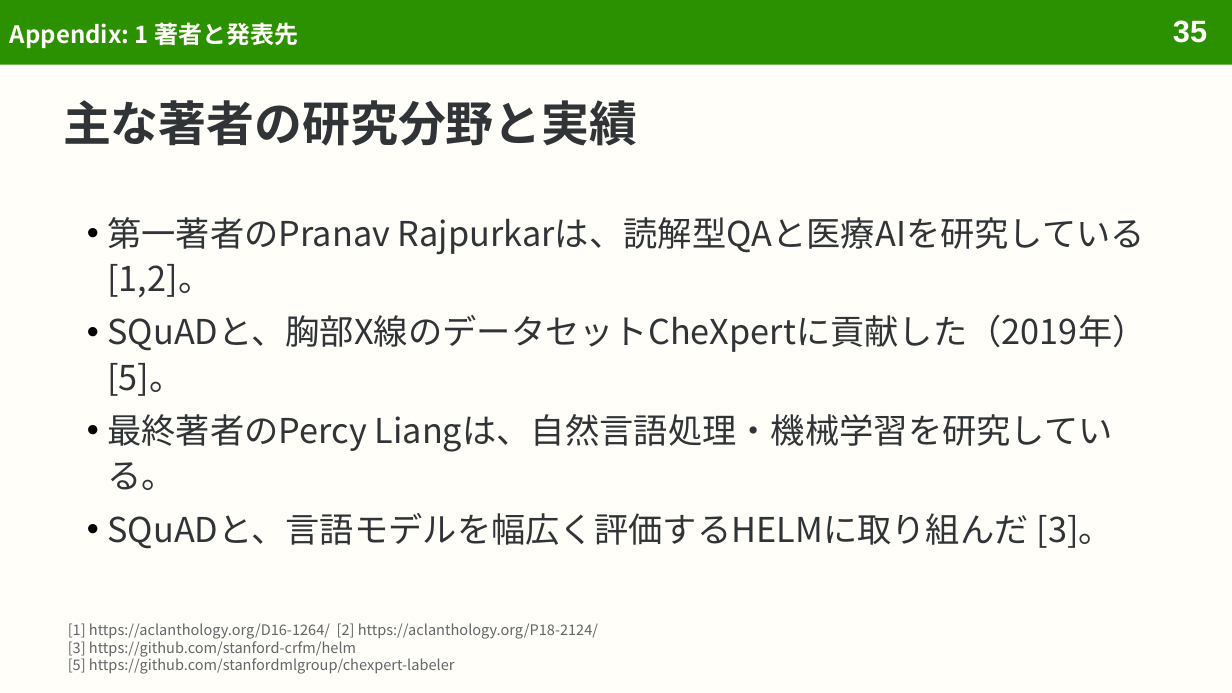
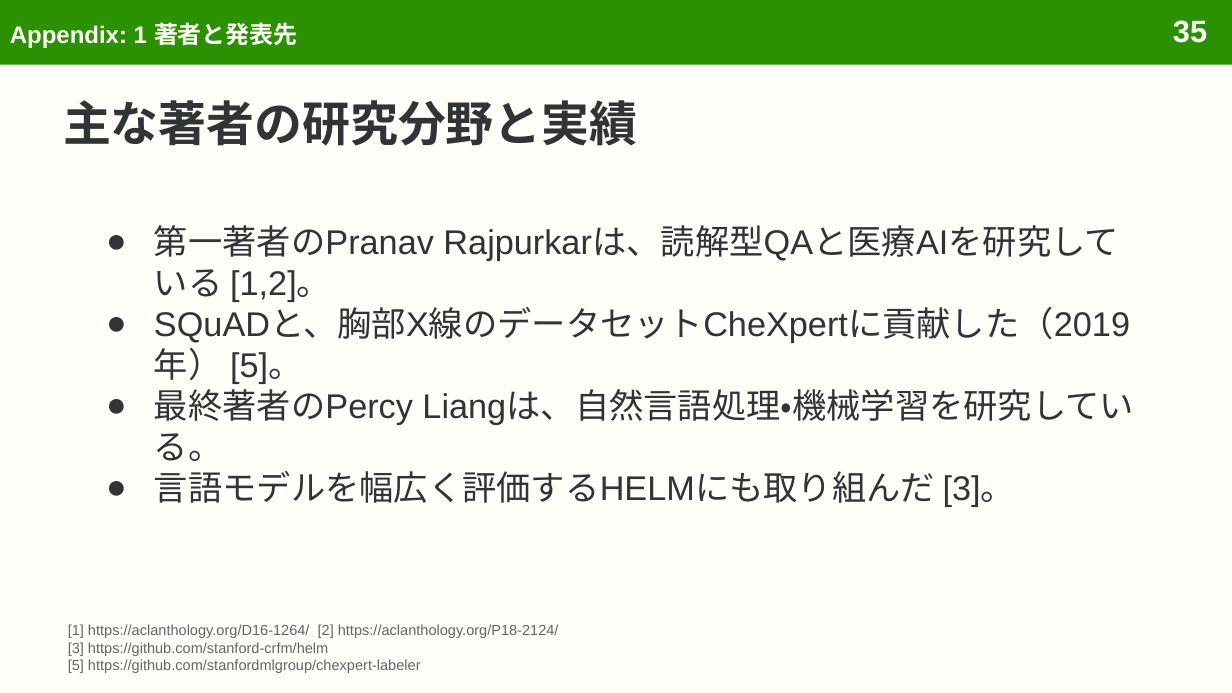
Before and after one commit to sasakiy84/datasets-in-10-minutes, a slide deck: slide 35 of slides/datasets-in-10-minutes-squad.pptx. Drawn at 1232x693 pixels with LibreOffice and Linux fonts; fonts in the diff are those of the drawing. Boxes give left, top, right and bottom in pixels: in the first picture for what was removed or moved away, otherwise in the second. Text is boxed around its words. In the diff, an @@ line names an element or a change of style, - is before the commit and + after.

```diff
--- a/slides/datasets-in-10-minutes-squad.pptx
+++ b/slides/datasets-in-10-minutes-squad.pptx
@@ title "Appendix: 1 著者と発表先" at <box>10,22,298,48</box>: font Noto Sans CJK JP to Arial @@
@@ text at <box>154,225,1134,461</box>: font Noto Sans CJK JP to Arial in "第一著者のPranav Rajpurkarは、読解型QAと医療AIを研究している [1,2]。", "SQuADと、胸部X線のデータセットCheXpertに貢献した（2019年） [5]。", "最終著者のPercy Liangは、自然言語処理・機械学習を研究している。"; bullet • to ●; line spacing 1.1 to 1; less space between paragraphs; bullet colour #000000 to #303437 @@
@@ text at <box>154,471,1015,507</box>: text changed; font Noto Sans CJK JP to Arial @@
-• SQuADと、言語モデルを幅広く評価するHELMに取り組んだ [3]。
+● 言語モデルを幅広く評価するHELMにも取り組んだ [3]。
@@ text "[1] https://aclanthology.org/D16-1264/ [2] https://aclanthol ..." at <box>68,624,559,673</box>: font Noto Sans CJK JP to Arial @@
```
Also in this commit, not shown: 97 other slides changed, 10 other files.
